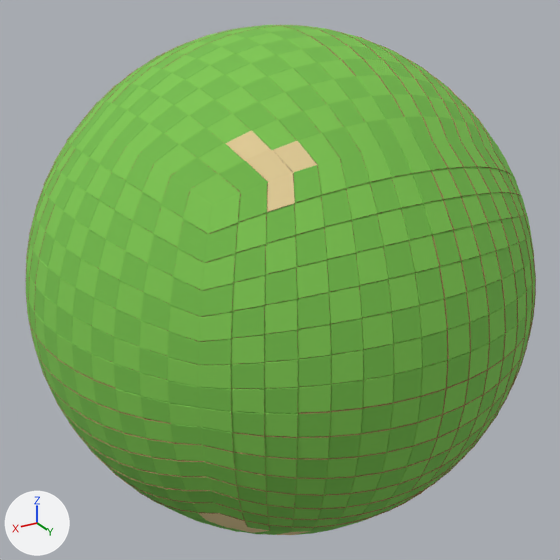
Before and after pictures for a commit that changed the glTF model public/models/globe.glb.
Before and after are seen from a 50 mm camera at (30.5, 50.7, 25.3) aimed at (0.0, 0.0, 0.0). The lights are fixed; the arrows at lower left show +X, +Y and +Z. The older version comes first. Vertices at exactly the same position are counted once.

In view in the first picture: 'Globe'.
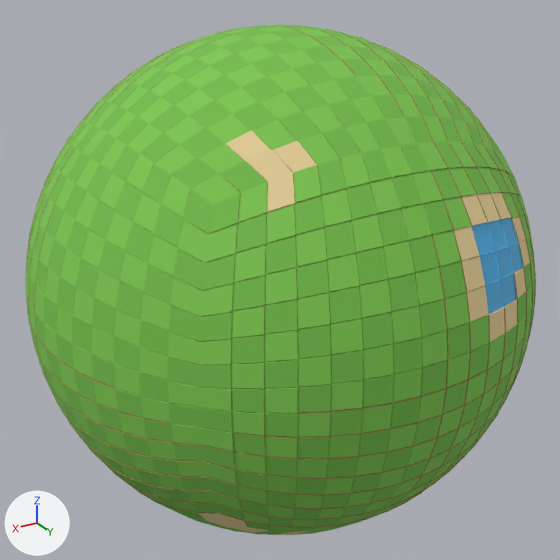
Location of each change, (x1, y1, x2, y2) in pixels of the pictures (560 x 560 px):
part 1 of me_globe, edited (looks the same): (26, 122, 536, 535) in both
part 2 of me_globe, recoloured (green to beige): (454, 193, 525, 342) in both
part 3 of me_globe, recoloured: (480, 220, 523, 305) in both
part 4 of me_globe, edited (looks the same): (26, 121, 536, 534) in both
part 5 of me_globe, recoloured (green to beige): (461, 193, 530, 333) in both
part 6 of me_globe, recoloured: (472, 218, 518, 313) in both
part 7 of me_globe, recoloured: before (471, 221, 522, 314); after (481, 243, 523, 314)

Edits to the bpy script that builds the scene:
```text
Add mat_water:
    mat_water = principled_material('water')
    mat_water.base_color = (0.0782, 0.451, 0.807)  # blue #4fb3e8
    mat_water.roughness = 0.2
Change me_globe:
    where me_globe.from_pydata(...)  # 7682 vertices, 15360 faces; spans x -20.1..20.1, y -20.1..20.1, z -20.1..20.1
    used by ob_globe; location = (0.0, 0.0, 0.0)
    me_globe part 1: 2306 faces spanning x -14.1..20.0, y -14.1..20.0, z -20.0..14.1 switch from mat_grass (green #7ec850) to mat_grass_2 (green #74bd4a)
    me_globe part 2: 36 faces spanning x -10.5..-1.7, y 15.2..19.6, z 1.9..11.0 switch from mat_grass (green #7ec850) to mat_sand (beige #e8d29a)
    me_globe part 3: 24 faces spanning x -9.1..-3.6, y 16.6..18.7, z 3.6..9.1 switch from mat_grass (green #7ec850) to mat_water (blue #4fb3e8)
    me_globe part 4: 2280 faces spanning x -14.1..20.0, y -14.1..20.0, z -20.0..14.1 switch from mat_grass_2 (green #74bd4a) to mat_grass (green #7ec850)
    me_globe part 5: 30 faces spanning x -10.8..-1.8, y 15.7..19.1, z 1.8..10.8 switch from mat_grass_2 (green #74bd4a) to mat_sand (beige #e8d29a)
    me_globe part 6: 24 faces spanning x -8.9..-3.5, y 15.9..19.2, z 3.7..9.3 switch from mat_grass_2 (green #74bd4a) to mat_water (blue #4fb3e8)
    me_globe part 7: 32 faces spanning x -9.1..-3.5, y 16.5..19.3, z 3.6..9.3 switch from mat_dirt (brown #9c7a4f) to mat_water (blue #4fb3e8)
```
